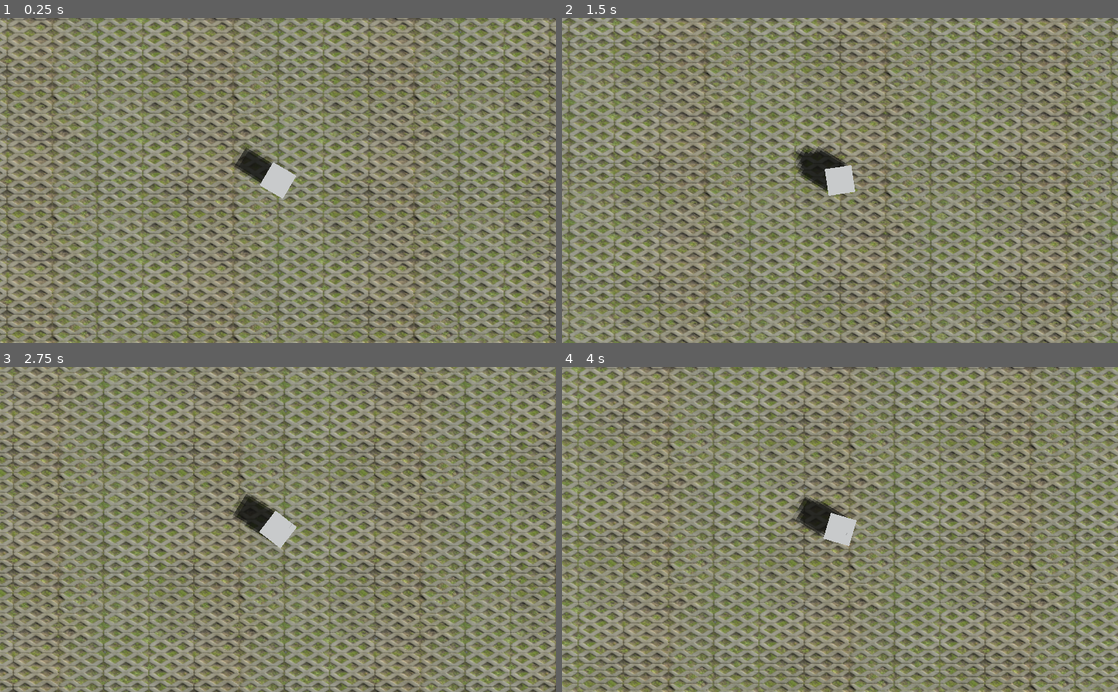
Above: before the commit, frames 1-4 (two rows, left to right).
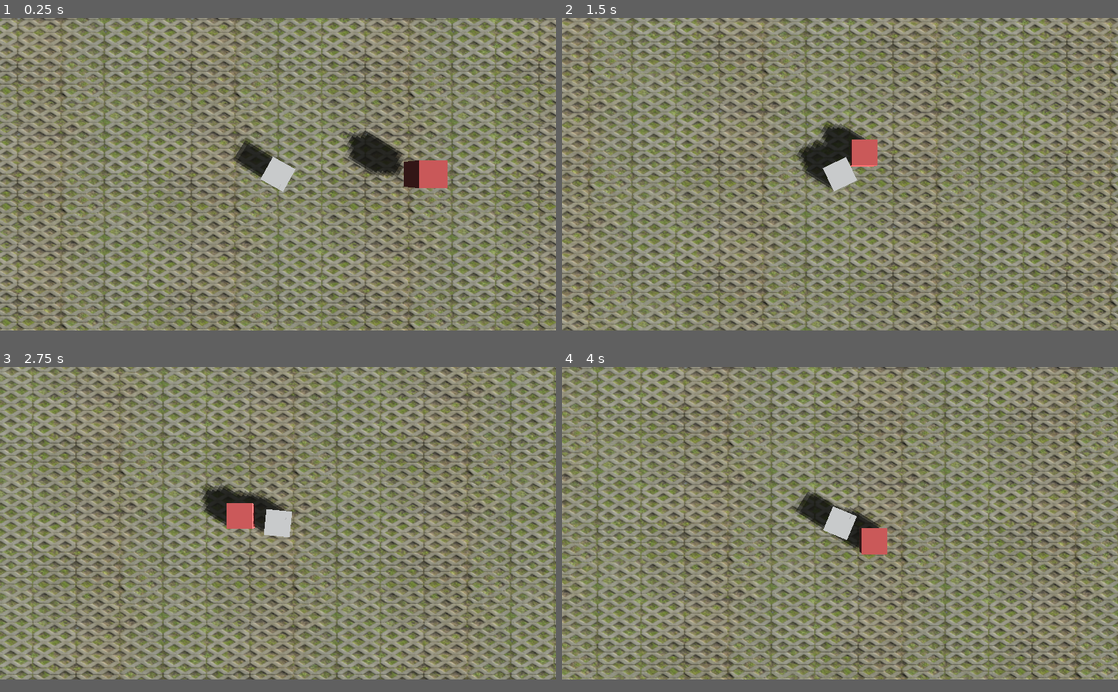
Above: after the commit, the same moments.

Repository: creikey/indigo
Game: Godot game, scene res://Main.tscn
Two runs of this game, one before a commit and one after it. Both use one fixed random seed, a clock stepped at 60 frames per second and the inputs below.
Inputs (mouse positions are in pixels of both pictures, inside the frame that each line leads up to):
- Up to frame 1 (0.25 s): no input
- Up to frame 2 (1.5 s): move the mouse to (962, 164) at 0.52 s; press the mouse at (962, 164) at 0.53 s; hold D (g_right) 0.53-1.28 s; move the mouse to (728, 196) at 1.27 s; release the mouse at (728, 196) at 1.28 s; hold S (g_backward) from 1.28 s (still down); click (728, 196) at 1.35 s
- Up to frame 3 (2.75 s): move the mouse to (333, 458) at 2.02 s; release S (g_backward) at 2.03 s; press the mouse at (333, 458) at 2.03 s; hold D (g_right) from 2.03 s (still down)
- Up to frame 4 (4 s): move the mouse to (812, 594) at 2.77 s; release D (g_right) at 2.78 s; release the mouse at (812, 594) at 2.78 s; hold W (g_forward) 2.78-3.53 s; click (812, 594) at 2.85 s; move the mouse to (1006, 578) at 3.52 s; press the mouse at (1006, 578) at 3.53 s; hold A (g_left) from 3.53 s (still down)
The window is 800x468 before the commit and 800x450 after it. Grey fills any space a smaller window leaves; there, only what the larger window draws over its background counts as a difference.

The runs differ from the first frame. In frame 1, 61% of the frame differs, in the area x 0-100%, y 0-100%; in frame 2, 62%; in frame 3, 63%; in frame 4, 62%.

Commit message:
Add basic enemy and hit detection

Diff:
--- a/src/Main.tscn
+++ b/src/Main.tscn
@@ -1,9 +1,10 @@
-[gd_scene load_steps=9 format=2]
+[gd_scene load_steps=10 format=2]
 
 [ext_resource path="res://resources/debug-floor/debug_floor.material" type="Material" id=1]
 [ext_resource path="res://nodes/player/Player.tscn" type="PackedScene" id=2]
 [ext_resource path="res://nodes/game-camera/GameCamera.tscn" type="PackedScene" id=3]
 [ext_resource path="res://nodes/game-camera/GameCamera.gd" type="Script" id=4]
+[ext_resource path="res://nodes/enemy/Enemy.tscn" type="PackedScene" id=5]
 
 [sub_resource type="CubeMesh" id=1]
 size = Vector3( 100, 2, 100 )
@@ -47,3 +48,6 @@
 
 [node name="WorldEnvironment" type="WorldEnvironment" parent="."]
 environment = SubResource( 4 )
+
+[node name="Enemy" parent="." instance=ExtResource( 5 )]
+transform = Transform( 1, 0, 0, 0, 1, 0, 0, 0, 1, 12.35, 2.53087, 0 )
--- /dev/null
+++ b/src/nodes/enemy/Enemy.gd
@@ -0,0 +1,40 @@
+extends KinematicBody
+
+const move_smoothing = 8.0
+
+var accel: Vector3 = Vector3(0, -9.8, 0)
+var vel: Vector3 = Vector3()
+
+var player_node: Spatial = null
+
+func _physics_process(delta):
+	vel += accel*delta
+
+	if player_node != null:
+		var move_vector = player_node.global_transform.origin - global_transform.origin
+		move_vector = move_vector.normalized()
+
+		move_vector *= 10.0
+
+		move_vector = Vector2(move_vector.x, move_vector.z)
+		var vel_2d = Vector2(vel.x, vel.z)
+
+		vel_2d = ((move_vector - vel_2d) * move_smoothing*delta) + vel_2d
+
+		vel.x = vel_2d.x
+		vel.z = vel_2d.y
+
+	vel = move_and_slide(vel, Vector3(0, 1, 0))
+
+func _on_PlayerDetector_body_entered(body):
+	if body.is_in_group("player"):
+		player_node = body
+
+func hit():
+	vel = -2.0*vel
+
+func _on_PlayerDetector_body_exited(body):
+	if body == player_node:
+		player_node = null
+		vel.x = 0.0
+		vel.z = 0.0
--- /dev/null
+++ b/src/nodes/enemy/Enemy.tscn
@@ -0,0 +1,38 @@
+[gd_scene load_steps=7 format=2]
+
+[ext_resource path="res://nodes/enemy/PlayerDetector.gd" type="Script" id=1]
+[ext_resource path="res://nodes/enemy/Enemy.gd" type="Script" id=2]
+
+[sub_resource type="SpatialMaterial" id=1]
+albedo_color = Color( 1, 0.423529, 0.423529, 1 )
+
+[sub_resource type="CubeMesh" id=2]
+
+[sub_resource type="BoxShape" id=3]
+
+[sub_resource type="CylinderShape" id=4]
+radius = 18.5046
+height = 5.69203
+
+[node name="Enemy" type="KinematicBody" groups=[
+"hittable",
+]]
+collision_layer = 3
+collision_mask = 3
+script = ExtResource( 2 )
+
+[node name="MeshInstance" type="MeshInstance" parent="."]
+material_override = SubResource( 1 )
+mesh = SubResource( 2 )
+material/0 = null
+
+[node name="CollisionShape" type="CollisionShape" parent="."]
+shape = SubResource( 3 )
+
+[node name="PlayerDetector" type="Area" parent="."]
+script = ExtResource( 1 )
+
+[node name="CollisionShape" type="CollisionShape" parent="PlayerDetector"]
+shape = SubResource( 4 )
+[connection signal="body_entered" from="PlayerDetector" to="." method="_on_PlayerDetector_body_entered"]
+[connection signal="body_exited" from="PlayerDetector" to="." method="_on_PlayerDetector_body_exited"]
--- /dev/null
+++ b/src/nodes/enemy/PlayerDetector.gd
@@ -0,0 +1 @@
+extends Area
--- a/src/nodes/gun/Gun.gd
+++ b/src/nodes/gun/Gun.gd
@@ -8,13 +8,22 @@
 func _ready():
 	$BulletRayCast.add_exception(to_exclude)
 	$BulletRayCast.collision_mask = raycast_mask
+	set_physics_process(false)
 
 func _input(event):
 	if event.is_action_pressed("g_fire"):
 		$FireTimer.start()
 		$GunshotPlayer.play()
-		$BulletRayCast.enabled =true
+		$BulletRayCast.enabled = true
+		set_physics_process(true)
 
+func _physics_process(delta):
+	if $BulletRayCast.is_colliding():
+		var collider: PhysicsBody = $BulletRayCast.get_collider()
+		if collider.is_in_group("hittable"):
+			collider.hit()
+		$BulletRayCast.enabled = false
 
 func _on_FireTimer_timeout():
 	$BulletRayCast.enabled = false
+	set_physics_process(false)
--- a/src/nodes/player/Player.tscn
+++ b/src/nodes/player/Player.tscn
@@ -7,7 +7,9 @@
 
 [sub_resource type="BoxShape" id=2]
 
-[node name="Player" type="KinematicBody"]
+[node name="Player" type="KinematicBody" groups=[
+"player",
+]]
 transform = Transform( 1, 0, 0, 0, 1, 0, 0, 0, 1, 0, 1, 0 )
 script = ExtResource( 1 )
 
@@ -19,4 +21,5 @@
 shape = SubResource( 2 )
 
 [node name="Gun" parent="." instance=ExtResource( 3 )]
+raycast_mask = 2
 to_exclude_path = NodePath("..")
--- a/src/project.godot
+++ b/src/project.godot
@@ -18,6 +18,14 @@
 config/name="Indigo"
 run/main_scene="res://Main.tscn"
 config/icon="res://icon.png"
+
+[display]
+
+window/size/width=1920
+window/size/height=1080
+window/size/borderless=true
+window/stretch/mode="2d"
+window/stretch/aspect="keep"
 
 [input]
 
